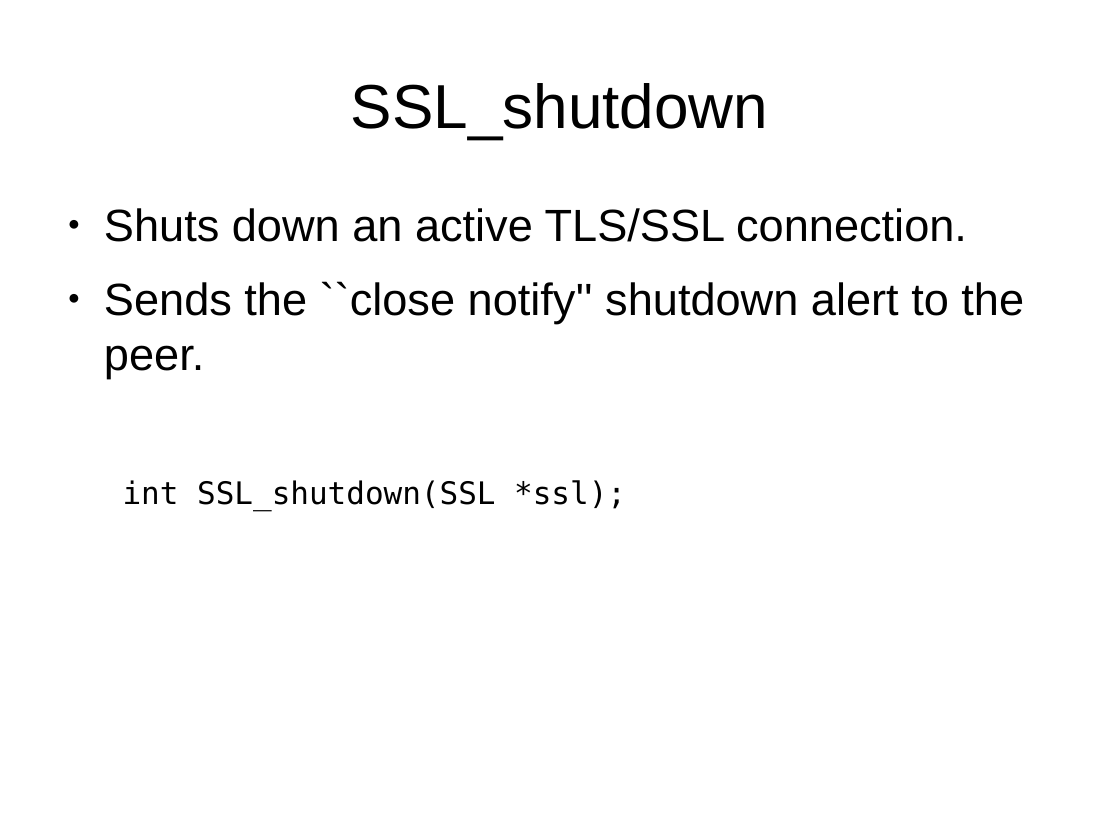
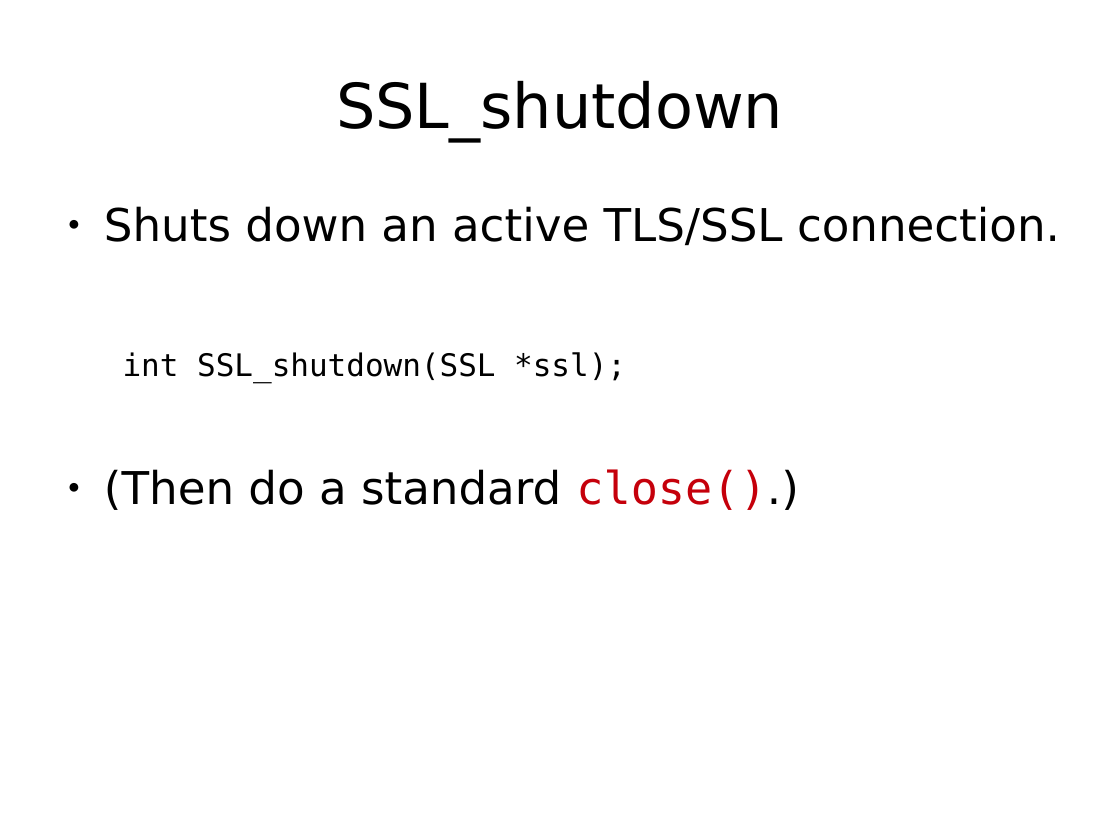
Before and after one commit to Jarvishappy/15-441-Recitation-Sessions, a slide deck: slide 30 of recitation6/src/recitation6.odp (slide 19 before the commit). Drawn at 1120x840 pixels with LibreOffice and Linux fonts; fonts in the diff are those of the drawing. Boxes give left, top, right and bottom in pixels: in the first picture for what was removed or moved away, otherwise in the second. Text is boxed around its words. In the diff, an @@ line names an element or a change of style, - is before the commit and + after.

```diff
--- a/recitation6/src/recitation6.odp
+++ b/recitation6/src/recitation6.odp
@@ title "SSL_shutdown" at (x1=336, y1=80, x2=783, y2=141): font Arial to DejaVu Sans @@
@@ text at (x1=104, y1=206, x2=1060, y2=246): font Arial to DejaVu Sans in "Shuts down an active TLS/SSL connection." @@
@@ text at (x1=104, y1=281, x2=1024, y2=378): paragraph removed @@
-● Sends the ``close notify'' shutdown alert to the peer.
@@ text at (x1=104, y1=469, x2=798, y2=510): paragraph added @@
+● (Then do a standard close().)
```
Also in this commit, not shown: 27 other slides changed, 16 slides added, 6 slides removed, 1 other file.
